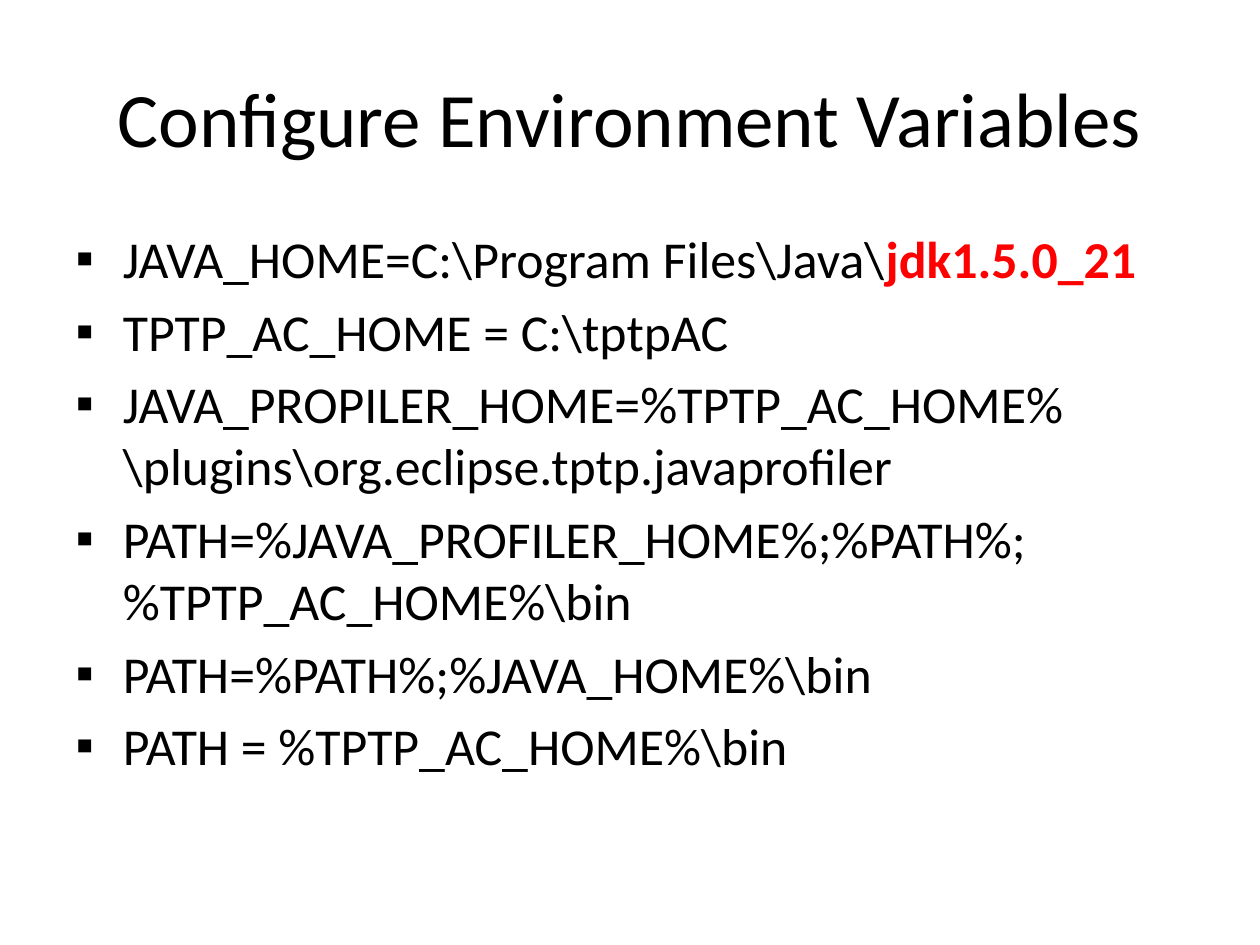
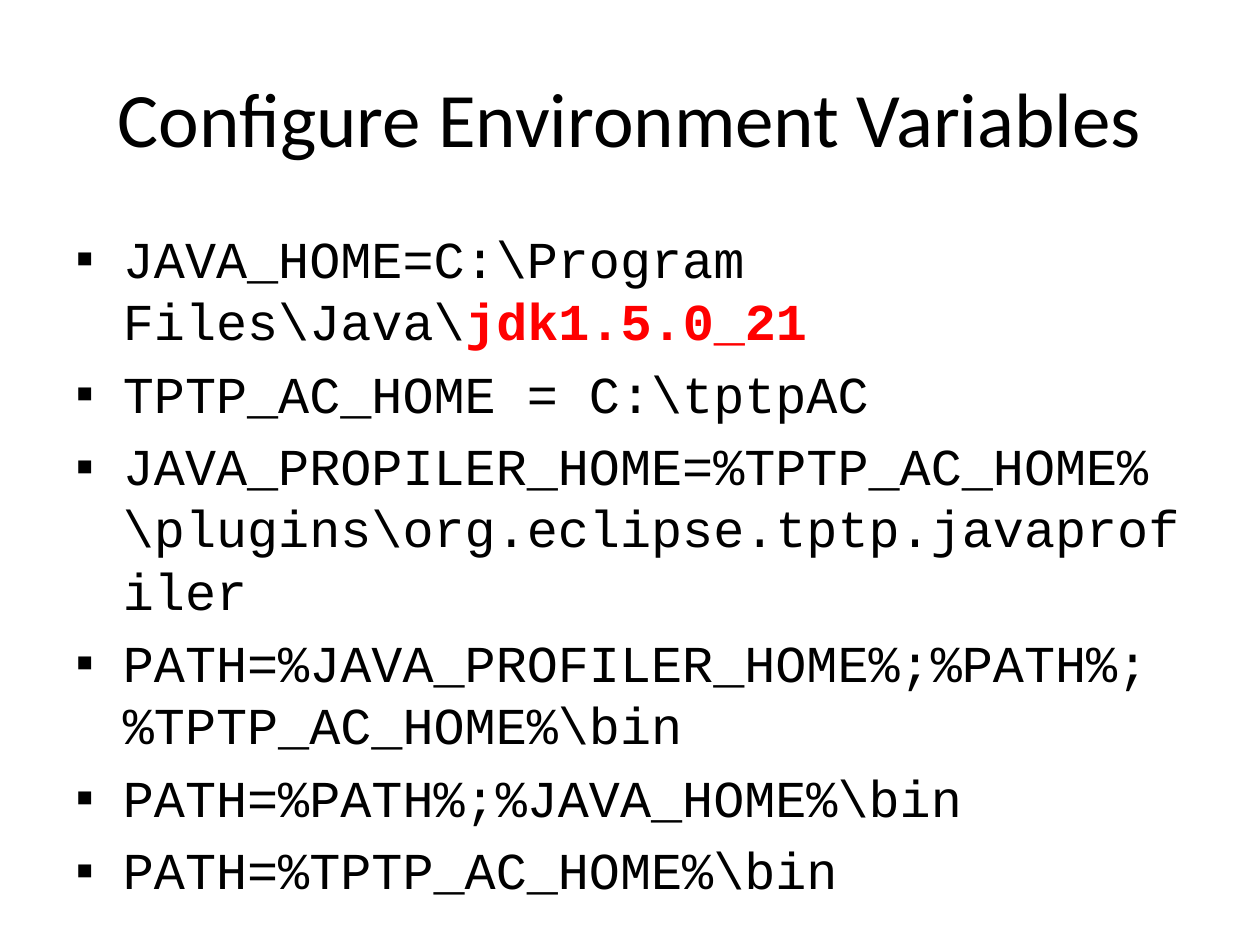
Before and after one commit to wsgan001/asegrp, a slide deck: slide 6 of papers/DRCPA/docs/PerfTest - Setup (TPTP).pptx (slide 5 before the commit). Drawn at 1260x945 pixels with LibreOffice and Linux fonts; fonts in the diff are those of the drawing. Boxes give left, top, right and bottom in pixels: in the first picture for what was removed or moved away, otherwise in the second. Text is boxed around its words. In the diff, an @@ line names an element or a change of style, - is before the commit and + after.

```diff
--- a/papers/DRCPA/docs/PerfTest - Setup (TPTP).pptx
+++ b/papers/DRCPA/docs/PerfTest - Setup (TPTP).pptx
@@ text at [123,241,1180,827]: font Calibri to Courier New @@
@@ text at [123,852,838,895]: text changed; font Calibri to Courier New @@
-▪ PATH = %TPTP_AC_HOME%\bin
+▪ PATH=%TPTP_AC_HOME%\bin
```
Also in this commit, not shown: 3 other slides changed, 1 slide removed, 7 other files.
